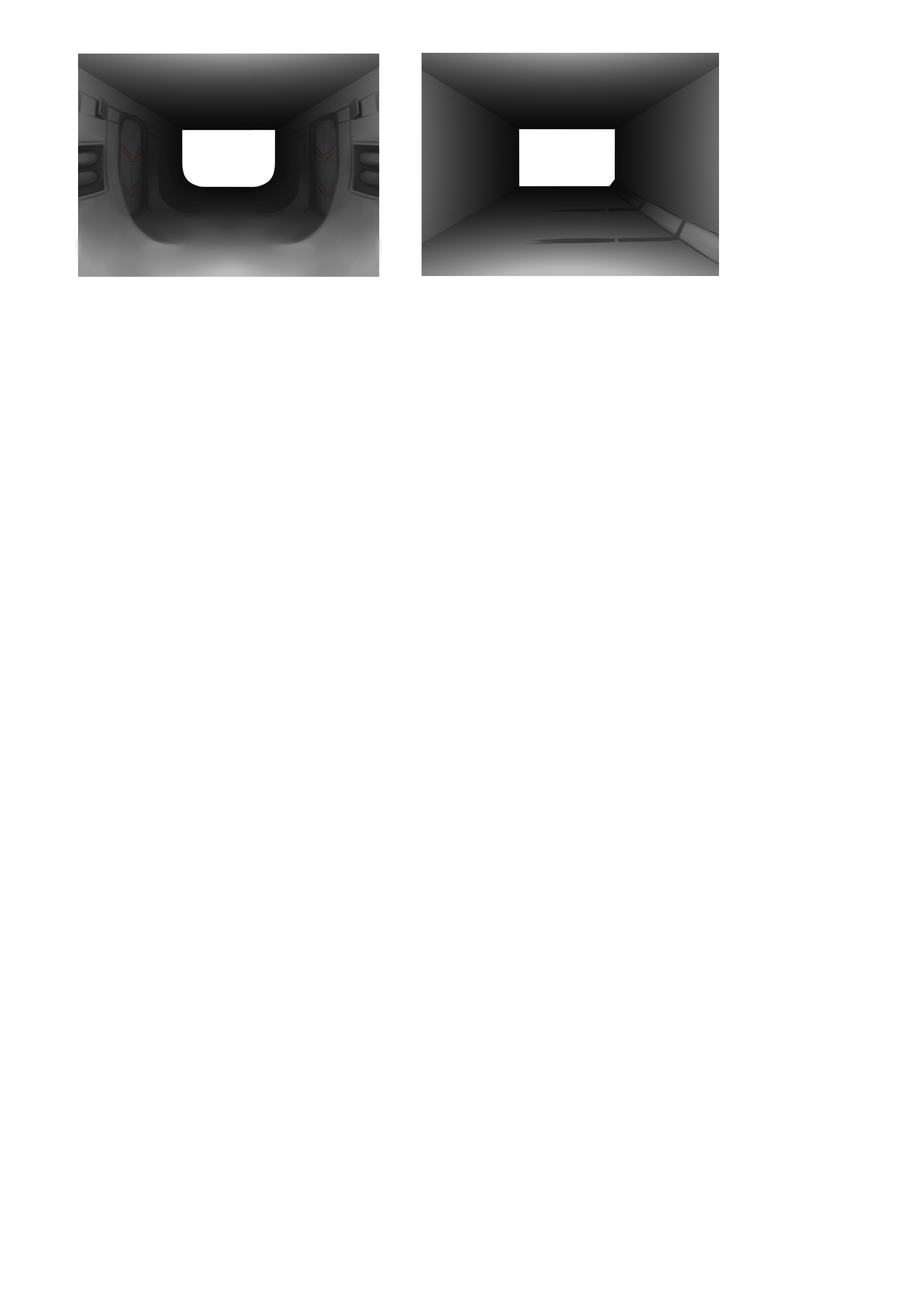
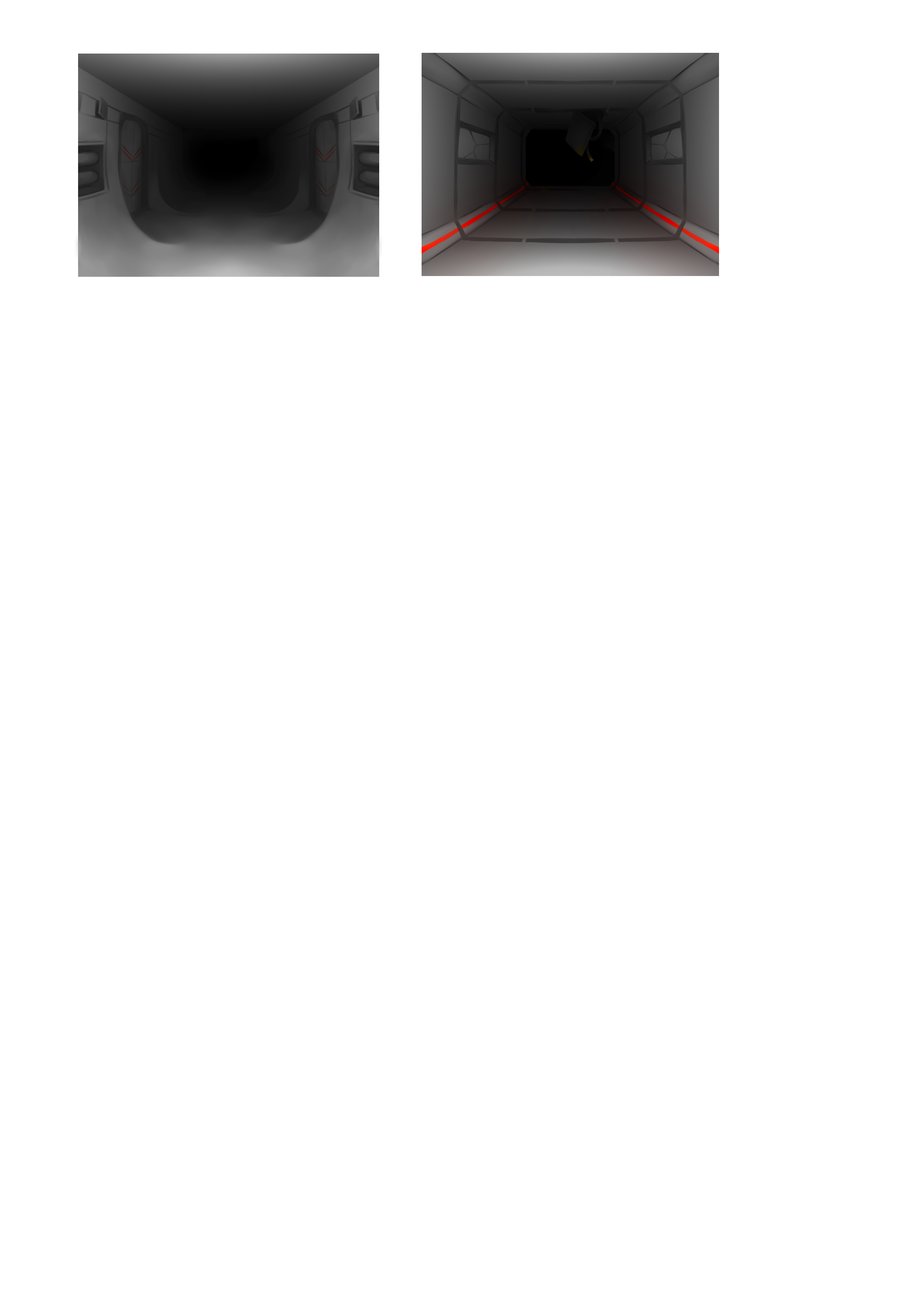
Layer changes from the first 922x1305 image to the second:
painted on "Layer2" over [421, 52, 720, 276]
painted on "Layer1" over [181, 130, 276, 188]
painted on "Background" over [181, 105, 639, 202]
